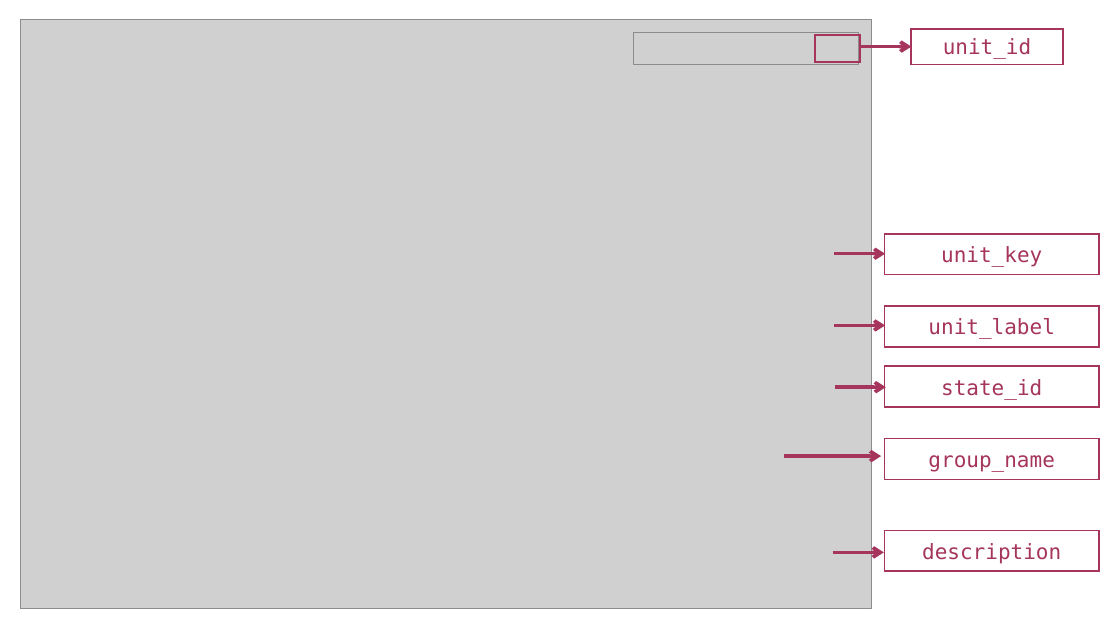
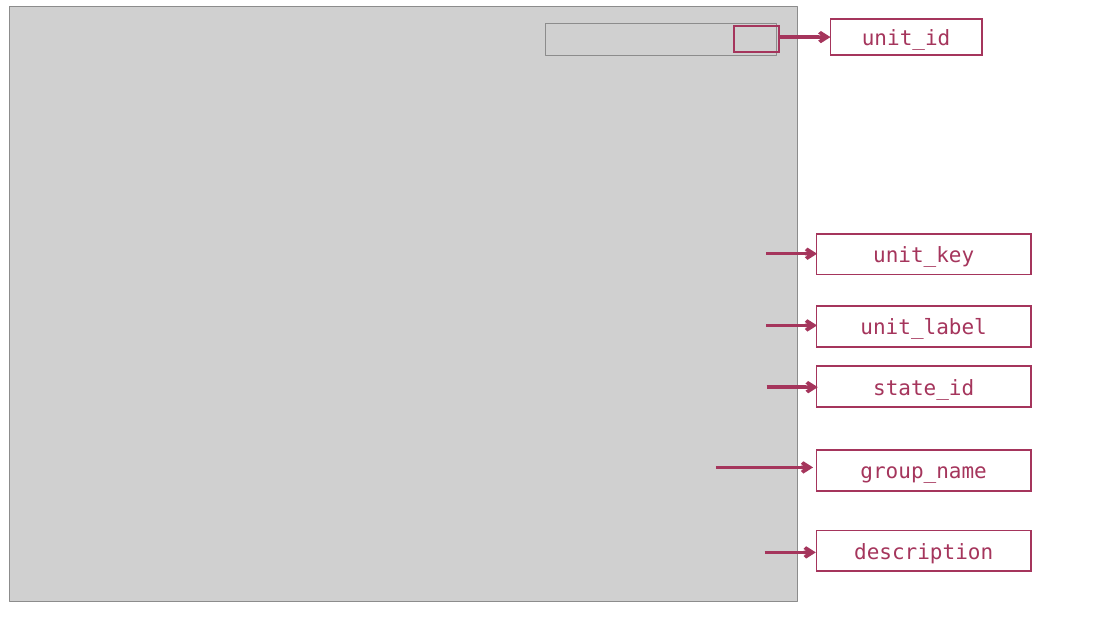
Before and after one commit to iqb-research/eatPrepTBA, a slide deck: slide 3 of vignettes/images/images.pptx. Drawn at 1120x630 pixels with LibreOffice and Linux fonts; fonts in the diff are those of the drawing; grey boxes stand for pictures. Boxes give left, top, right and bottom in pixels: in the first picture for what was removed or moved away, otherwise in the second. Text is boxed around its words. In the diff, an @@ line names an element or a change of style, - is before the commit and + after.

```diff
--- a/vignettes/images/images.pptx
+++ b/vignettes/images/images.pptx
@@ picture: place and size @@
-picture at bbox=[20, 19, 871, 609]
+picture at bbox=[10, 7, 797, 602]
@@ picture added at bbox=[545, 24, 776, 55] @@
@@ picture removed at bbox=[634, 33, 859, 66] @@
@@ 2 rectangles, 1 arrow: place and size @@
-2 rectangles, 1 arrow at bbox=[815, 29, 1063, 65]
+2 rectangles, 1 arrow at bbox=[734, 19, 982, 55]
@@ 4 rectangles, 4 arrows: place and size @@
-4 rectangles, 4 arrows at bbox=[833, 234, 1099, 571]
+4 rectangles, 4 arrows at bbox=[765, 234, 1031, 571]
@@ arrow moved from (784, 456) - (881, 456) to (716, 467) - (813, 467) @@
@@ rectangle "group_name": place and size @@
-rectangle "group_name" at bbox=[885, 439, 1099, 480]
+rectangle "group_name" at bbox=[817, 450, 1031, 492]
```
Also in this commit, not shown: 2 other slides changed, 4 other files.
